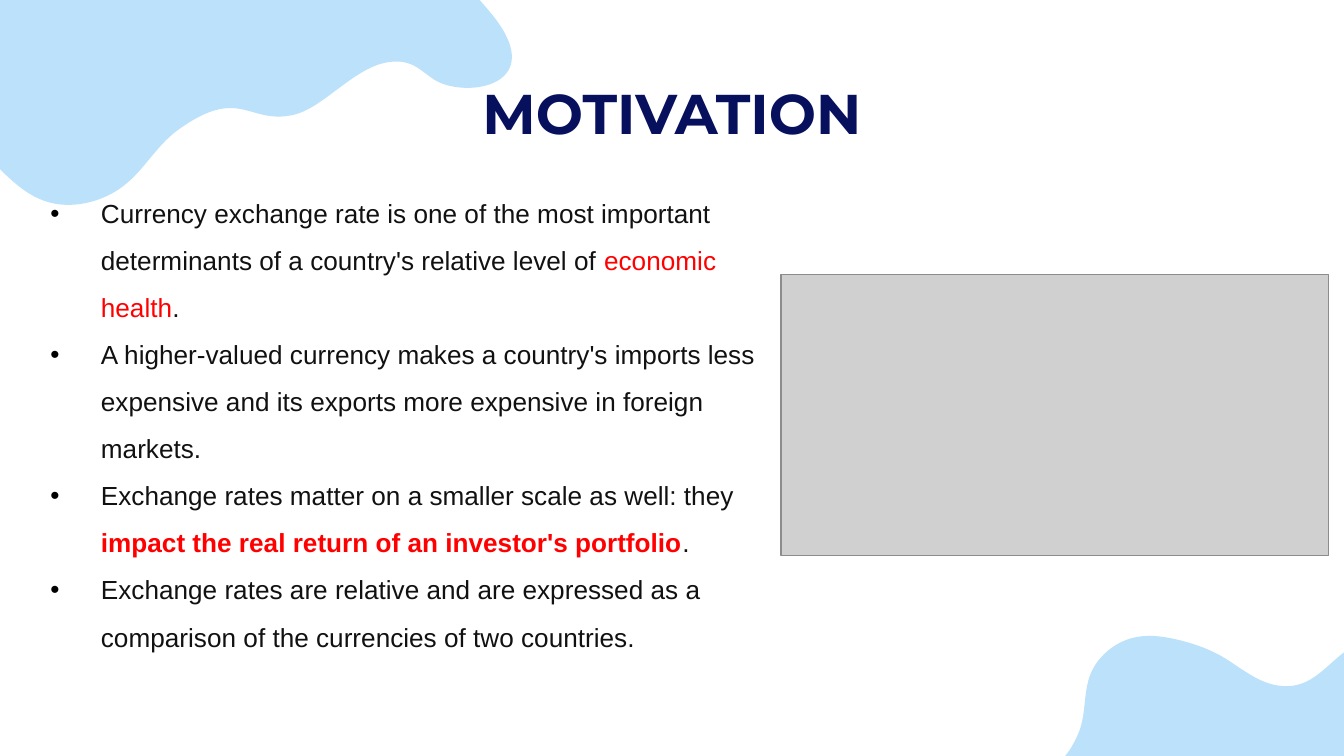
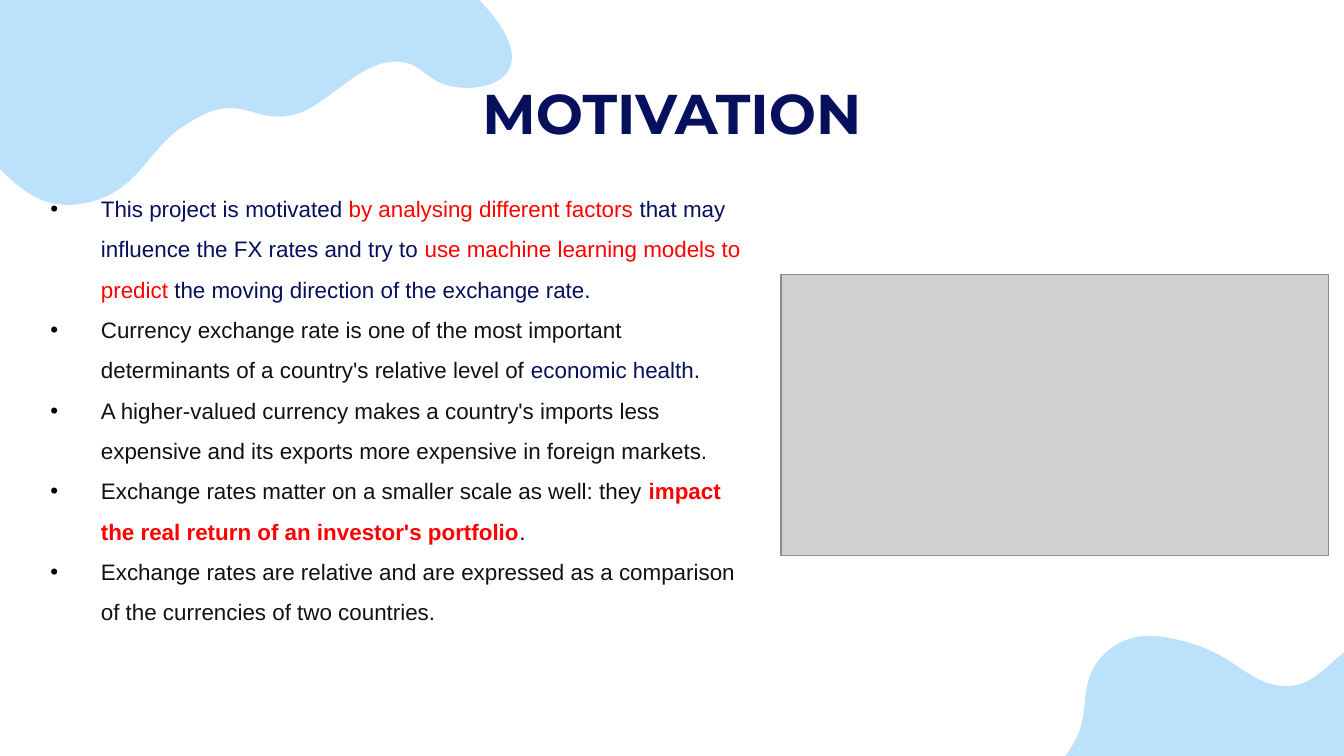
Before and after one commit to muhasenulhaque/Project-2-Machine-Learning-and-Algo-Trading, a slide deck: slide 4 of Presentation/FX_Master_Project_Presentation.pptx. Drawn at 1344x756 pixels with LibreOffice and Linux fonts; fonts in the diff are those of the drawing; grey boxes stand for pictures. Boxes give left, top, right and bottom in pixels: in the first picture for what was removed or moved away, otherwise in the second. Text is boxed around its words. In the diff, an @@ line names an element or a change of style, - is before the commit and + after.

Commit message:
minor change to motivation slide

```diff
--- a/Presentation/FX_Master_Project_Presentation.pptx
+++ b/Presentation/FX_Master_Project_Presentation.pptx
@@ text at bbox=[101, 200, 741, 303]: paragraph added @@
+• This project is motivated by analysing different factors that may influence the FX rates and try to use machine learning models to predict the moving direction of the exchange rate.
@@ text at bbox=[101, 321, 735, 621]: size 14 to 12 pt in "Currency exchange rate is one of the ...", "A higher-valued currency makes a country's imports ...", "Exchange rates matter on a smaller scale ...", "Exchange rates are relative and are expressed ..."; text colour #FF0000 to #07105C in "economic health."; text colour #111111 to #07105C in "health." @@
```
